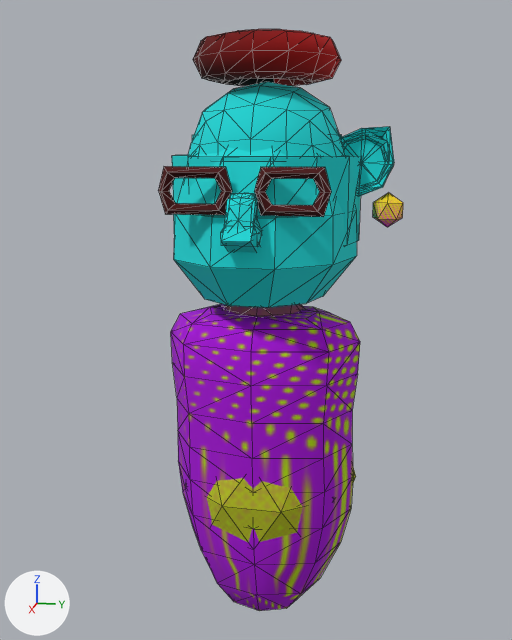
One commit to the glTF model assets/bits.glb: the scene before it, then after it.
Camera for both pictures: a 50 mm lens placed at (2.125, 0.394, 1.701), pointed at (0.022, -0.027, 1.176). Lighting does not change. The marker at lower left points along +X, +Y and +Z. Mesh edges are drawn as thin lines. Where no turn or scale is listed for an object, it has been applied to the vertices.

Objects in the first picture: 'GeomBody', 'LongBody', 'ear1', 'ear2', 'glasses', 'head1', 'head2', 'head3', 'icosphere', 'nose2', 'nose3', 'torus'.
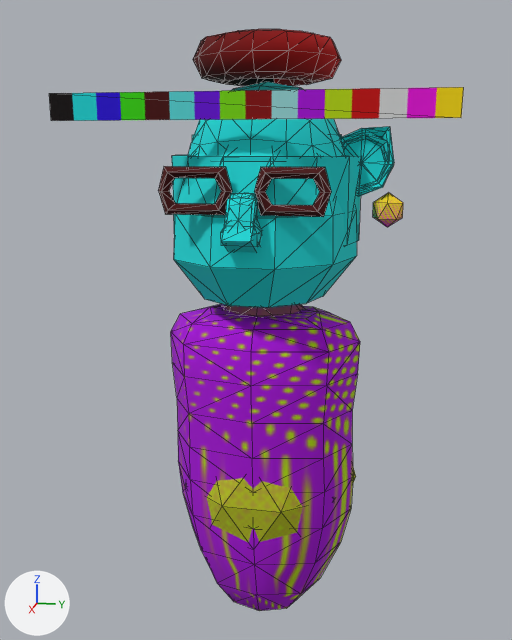
What the commit changed:
Mesh me_plane is new.
It has 4 vertices, 2 faces and spans x 0.0, y -0.529..0.529, z -0.035..0.035.
It uses material mat_xravatar (picture img_texture).
Object 'palette' (ob_palette) is new; it shows me_plane.
Its location is (0.302, 0.0, 1.801).

Boxes (x1, y1, x2, y2) around the edits, measured in the pictures (512 x 640 px):
'palette', added
    after: (49, 87, 463, 121)
